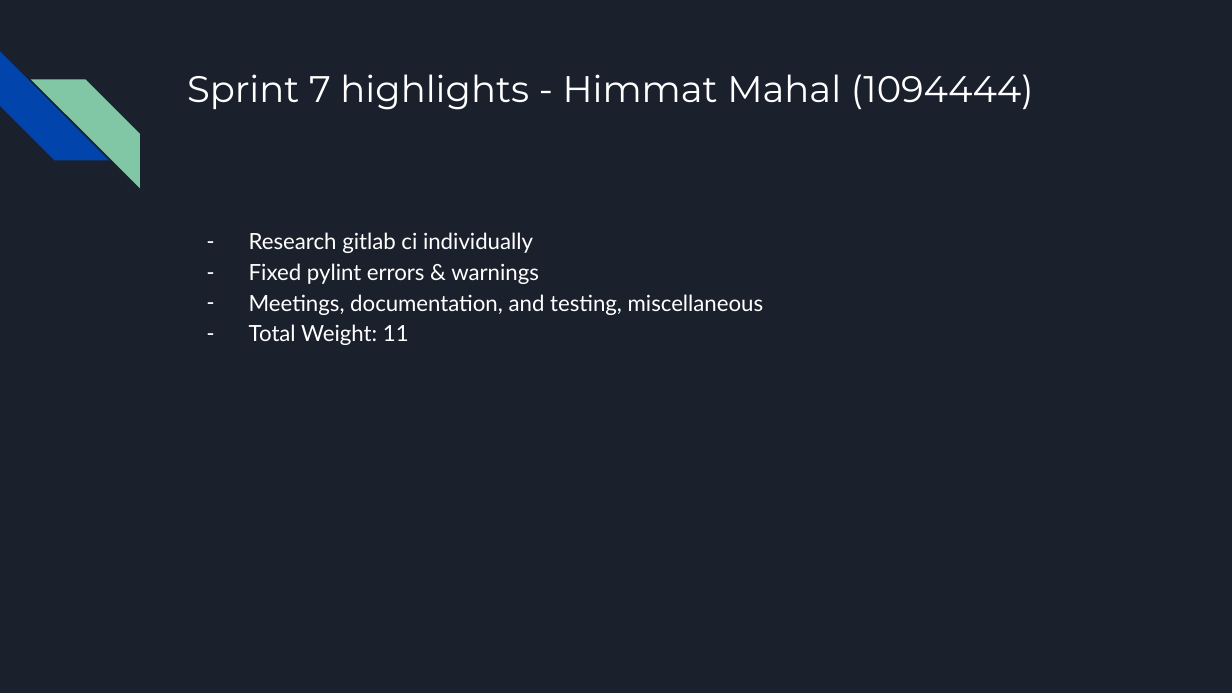
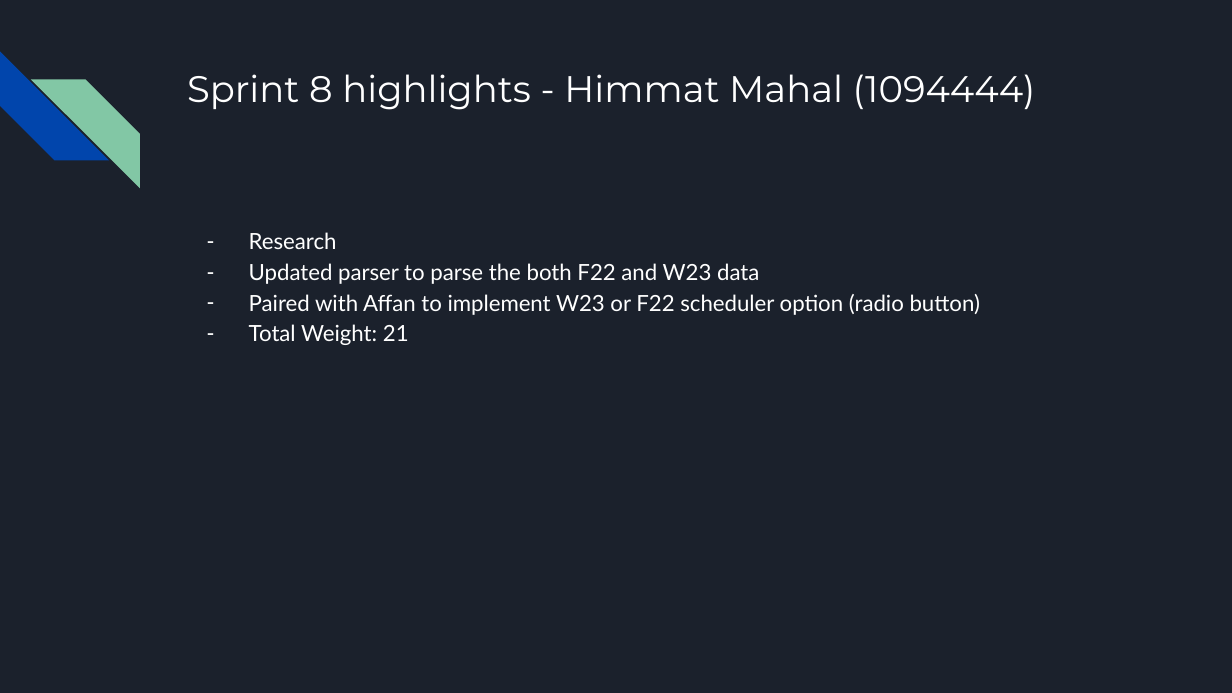
Before and after one commit to irather/Guelph-Scheduler-App, a slide deck: slide 10 of CIS3760_Retro.pptx. Drawn at 1232x693 pixels with LibreOffice and Linux fonts; fonts in the diff are those of the drawing. Boxes give left, top, right and bottom in pixels: in the first picture for what was removed or moved away, otherwise in the second. Text is boxed around its words. In the diff, an @@ line names an element or a change of style, - is before the commit and + after.

```diff
--- a/CIS3760_Retro.pptx
+++ b/CIS3760_Retro.pptx
@@ title at [187,74,1036,110]: text changed @@
-Sprint 7 highlights - Himmat Mahal (1094444)
+Sprint 8 highlights - Himmat Mahal (1094444)
@@ text at [249,232,980,345]: text changed @@
-– Research gitlab ci individually
-– Fixed pylint errors & warnings
-– Meetings, documentation, and testing, miscellaneous
-– Total Weight: 11
+– Research
+– Updated parser to parse the both F22 and W23 data
+– Paired with Affan to implement W23 or F22 scheduler option (radio button)
+– Total Weight: 21
```
Also in this commit, not shown: 8 other slides changed, 2 slides added, 2 slides removed.
